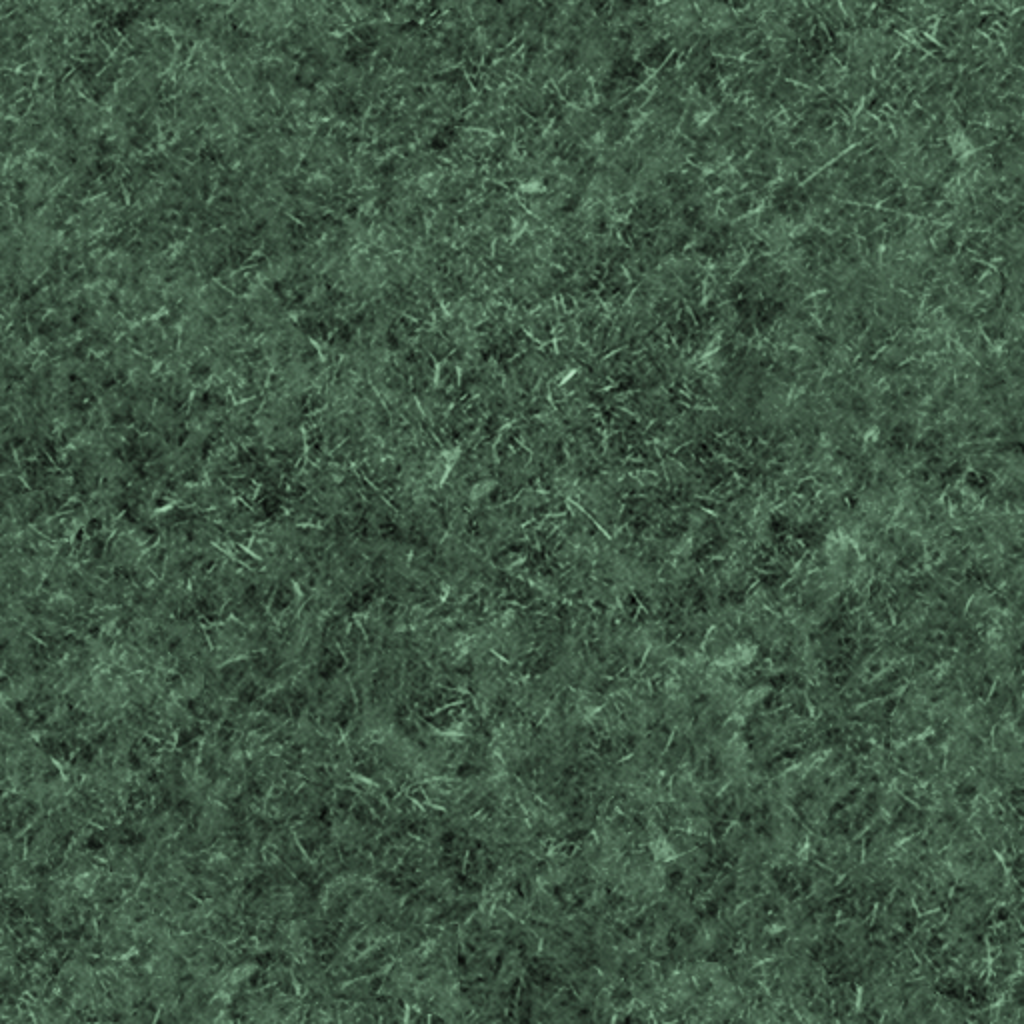
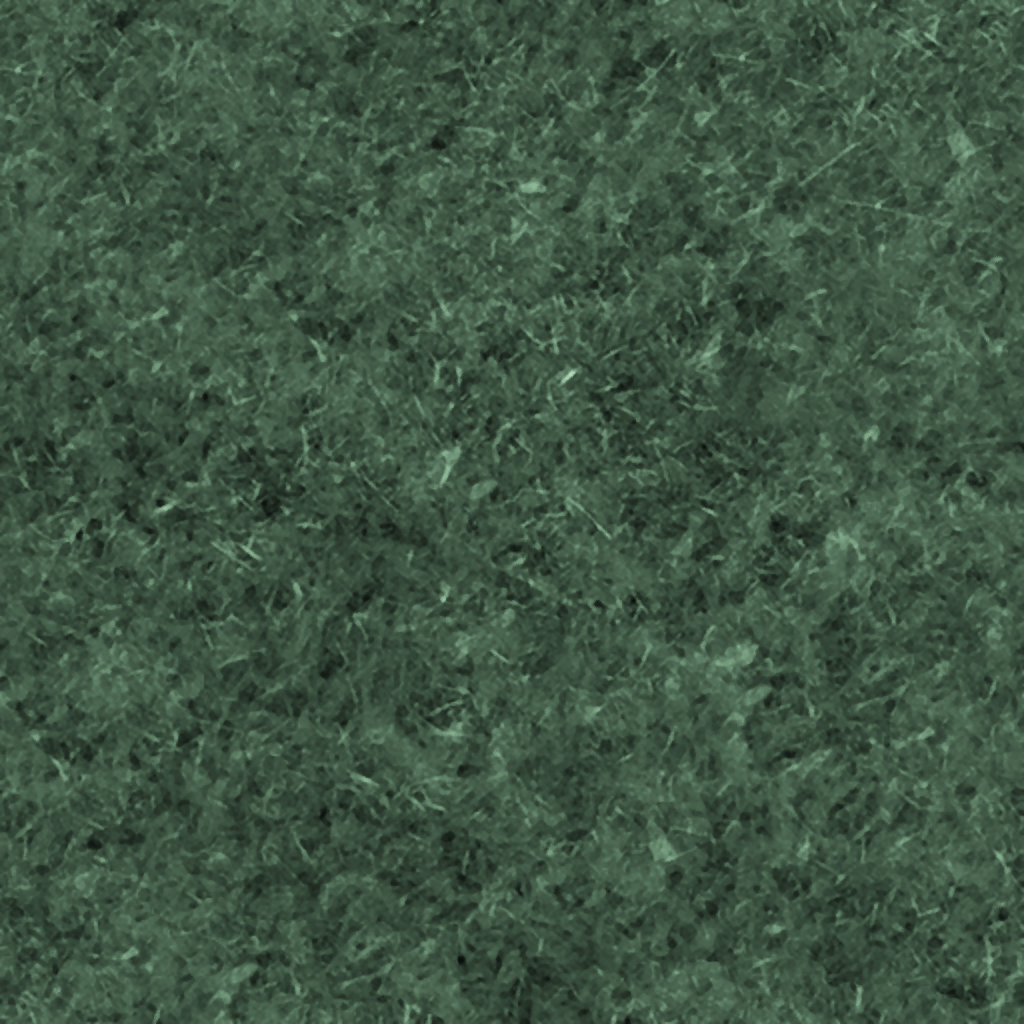
Two versions of the same layered image (1024 x 1024). Layer-by-layer changes:
"stk_generic_grassC.png": opacity 17% → 44%, painted on it over [0, 0, 1024, 1024]
